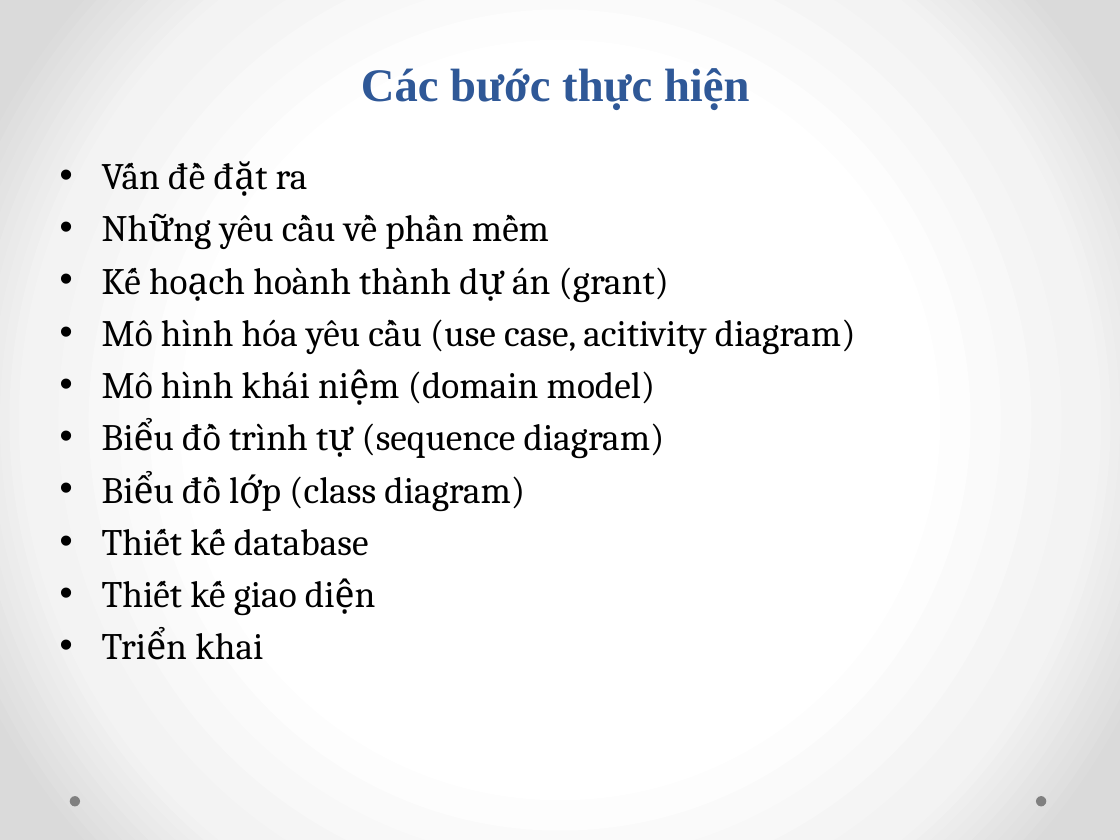
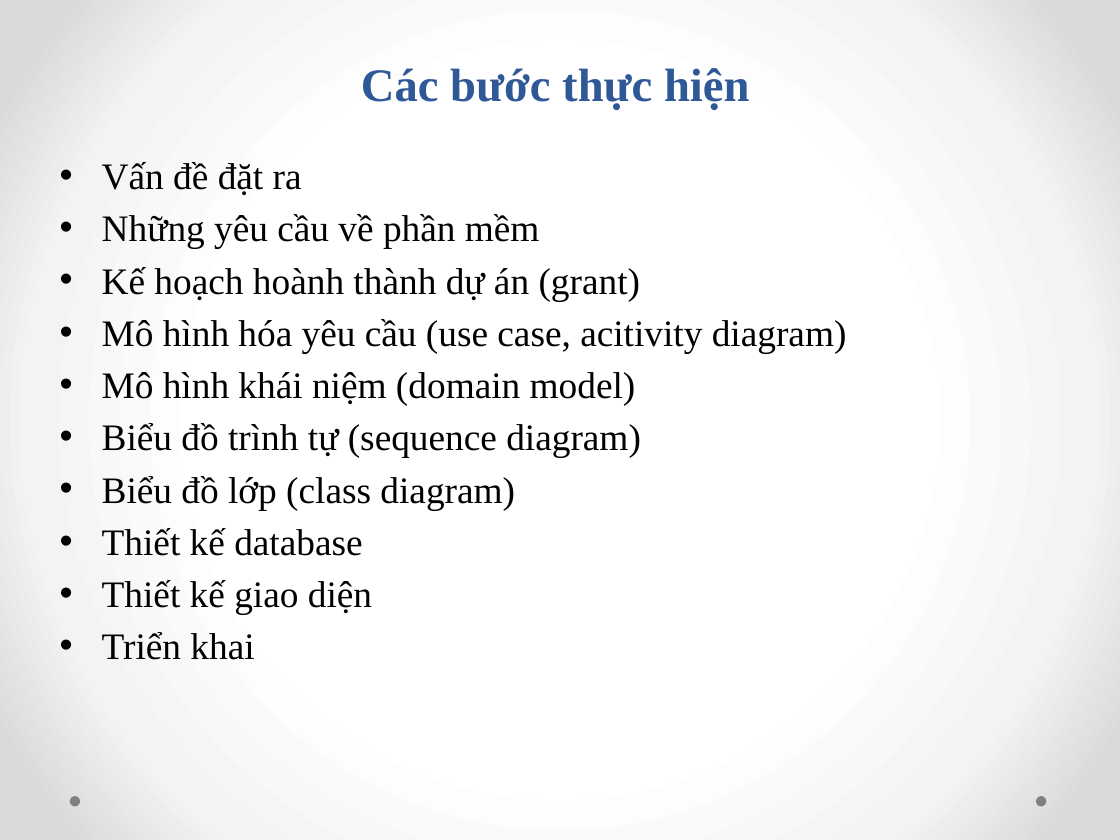
Before and after one commit to ltn290999/hethongthongtin, a slide deck: slide 3 of baocao.pptx. Drawn at 1120x840 pixels with LibreOffice and Linux fonts; fonts in the diff are those of the drawing. Boxes give left, top, right and bottom in pixels: in the first picture for what was removed or moved away, otherwise in the second. Text is boxed around its words. In the diff, an @@ line names an element or a change of style, - is before the commit and + after.

```diff
--- a/baocao.pptx
+++ b/baocao.pptx
@@ text "Vấn đề đặt ra" at (x1=102, y1=162, x2=847, y2=660): font Cambria to Times New Roman @@
```
Also in this commit, not shown: 6 other slides changed, 1 other file.
